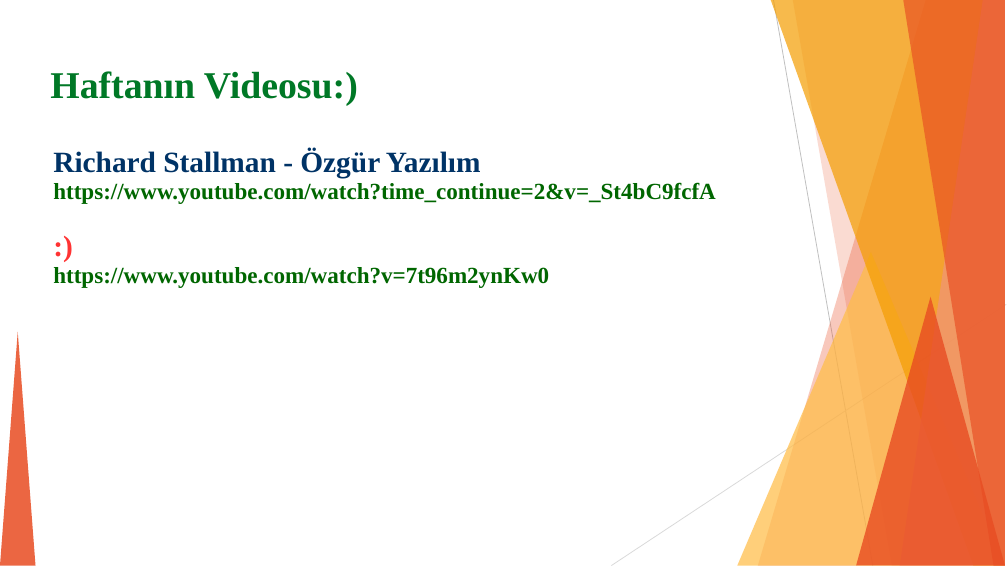
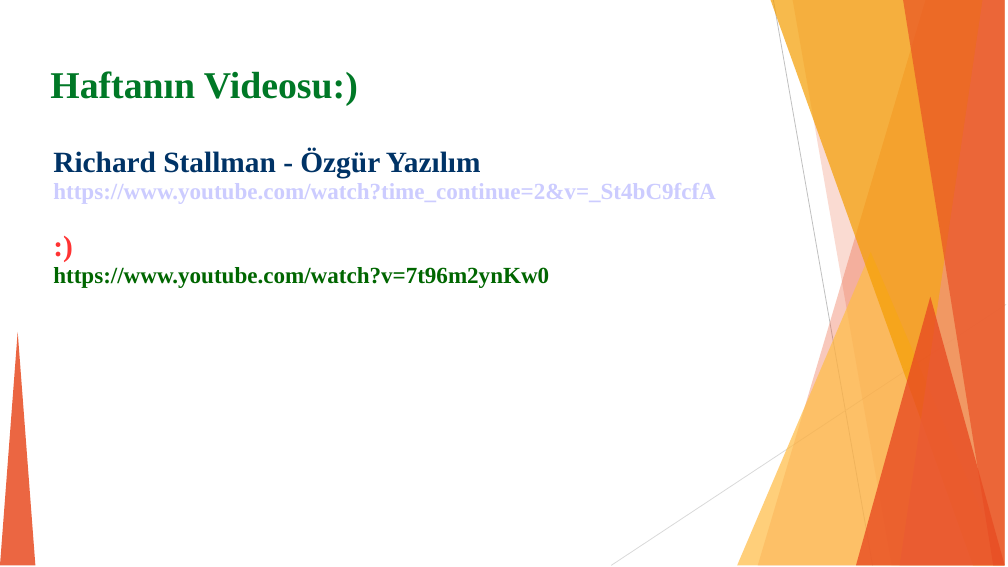
Before and after one commit to sdrttnclskn/ismek-cybersecurity1-lessons, a slide deck: slide 57 of cybersecurity_day 7&8/cybersecurity_day 7&8.ppt (slide 55 before the commit). Drawn at 1008x567 pixels with LibreOffice and Linux fonts; fonts in the diff are those of the drawing. Boxes give left, top, right and bottom in pixels: in the first picture for what was removed or moved away, otherwise in the second. Text is boxed around its words. In the diff, an @@ line names an element or a change of style, - is before the commit and + after.

```diff
--- a/cybersecurity_day 7&8/cybersecurity_day 7&8.ppt
+++ b/cybersecurity_day 7&8/cybersecurity_day 7&8.ppt
@@ text at bbox=[53, 183, 716, 204]: text colour #006600 to #CCCCFF in "https://www.youtube.com/watch?time_continue=2&v=_St4bC9fcfA" @@
```
Also in this commit, not shown: 54 other slides changed, 2 slides added, 1 other file.
